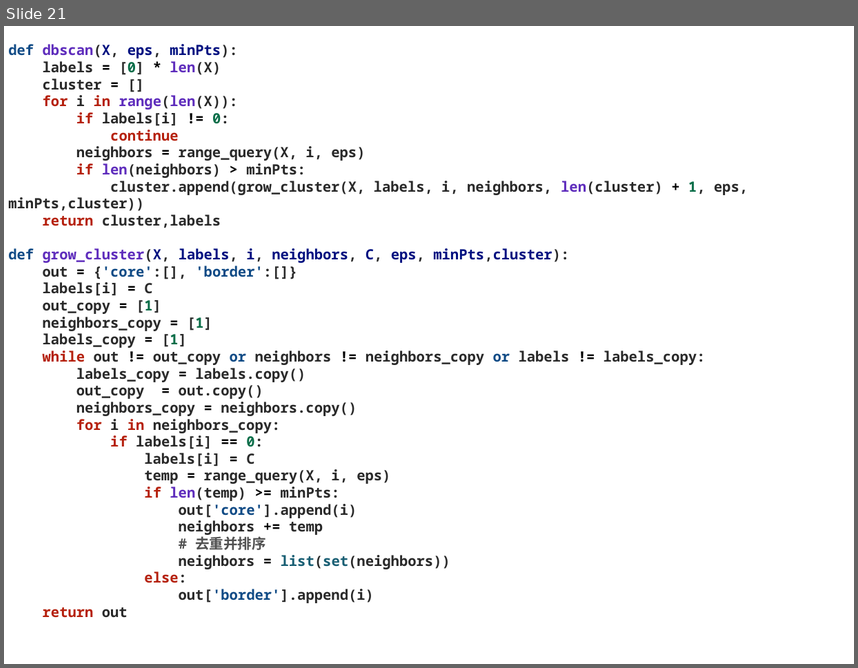
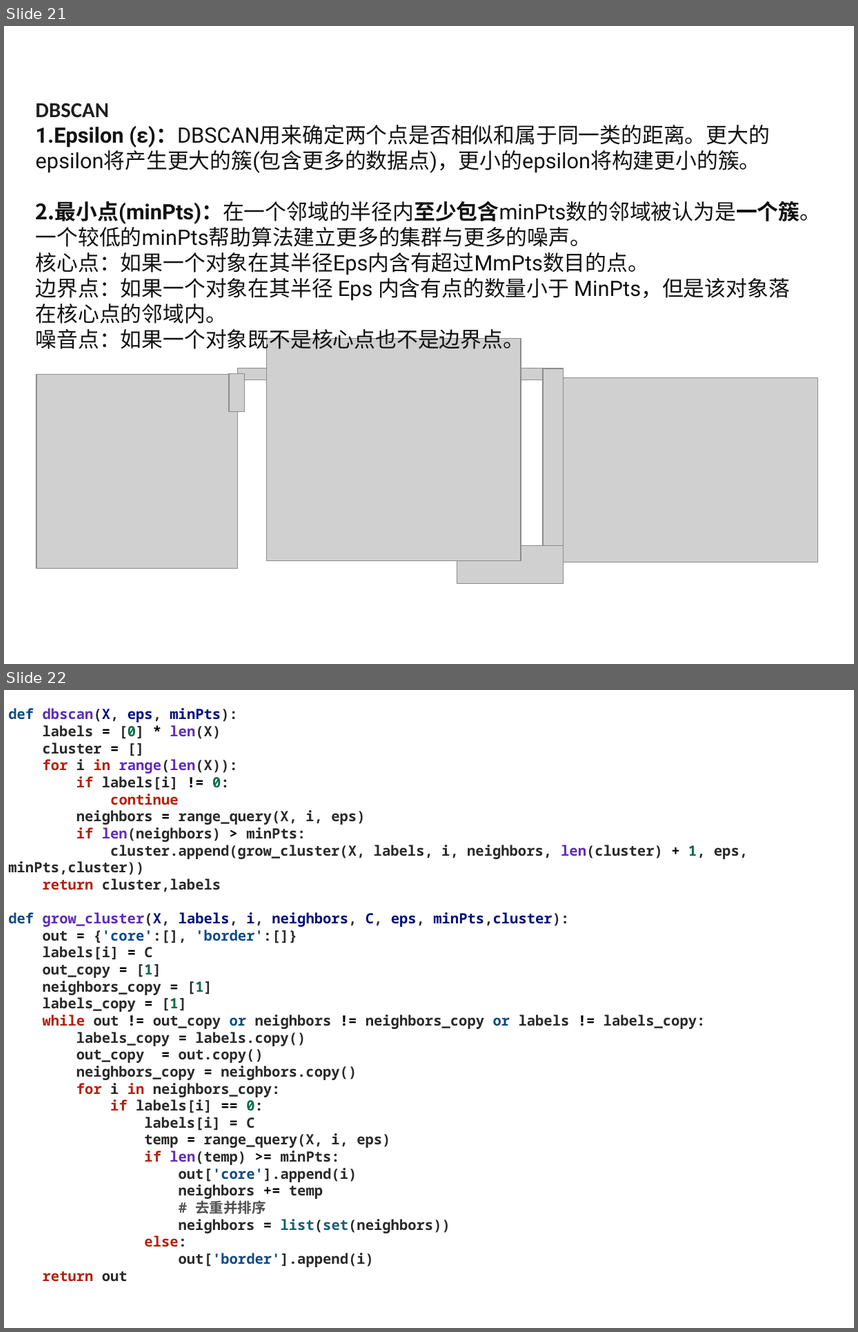
Before and after one commit to queziaa/Big-data-homework, a slide deck: K-means聚类与学习向量量化与密度聚类与层次聚类.pptx. Shown one above the other, each under a label of ours: slide 21 before the commit, slides 21 and 22 after it. The pictures are 858x668 and 858x1332 pixels, drawn with LibreOffice and Linux fonts; fonts in the diff are those of the drawing; grey boxes stand for pictures. Boxes give left, top, right and bottom in pixels: in the first picture for what was removed or moved away, otherwise in the second. Text is boxed around its words. In the diff, an @@ line names an element or a change of style, - is before the commit and + after.

```diff
--- a/K-means聚类与学习向量量化与密度聚类与层次聚类.pptx
+++ b/K-means聚类与学习向量量化与密度聚类与层次聚类.pptx
@@ slide 21 added at (4,26,854,664), background #FFFFFF @@
@@ text added at (36,103,822,353), 18 pt, text #121212 @@
+DBSCAN
+1. Epsilon (ɛ)：DBSCAN用来确定两个点是否相似和属于同一类的距离。更大的epsilon将产生更大的簇(包含更多的数据点)，更小的epsilon将构建更小的簇。
+2. 最小点(minPts)：在一个邻域的半径内至少包含minPts数的邻域被认为是一个簇。一个较低的minPts帮助算法建立更多的集群与更多的噪声。
+核心点：如果一个对象在其半径Eps内含有超过MmPts数目的点。
+边界点：如果一个对象在其半径 Eps 内含有点的数量小于 MinPts，但是该对象落在核心点的邻域内。
+噪音点：如果一个对象既不是核心点也不是边界点。
@@ picture added at (267,339,521,561) @@
@@ picture added at (36,374,237,568) @@
@@ picture added at (229,374,245,411) @@
@@ picture added at (238,368,550,380) @@
@@ picture added at (543,368,564,562) @@
@@ picture added at (564,378,818,562) @@
@@ picture added at (457,546,564,583) @@
@@ what was slide 21 is now slide 22 @@
```
Also in this commit, not shown: 9 other files.
